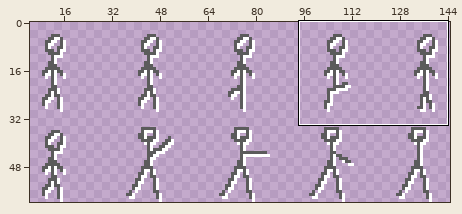
One commit to this sprite sheet: Resources/player.png. The first picture is a wide view before the edit; the outline marks the close-up.
Close-up. As it was:
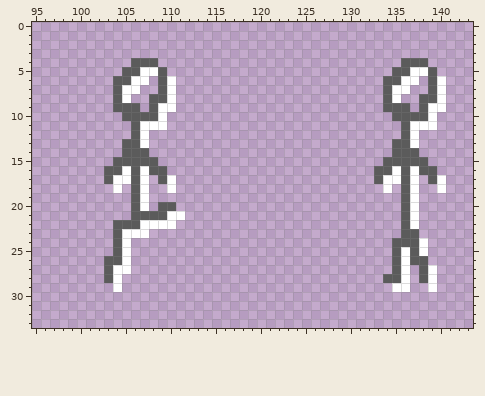
The file is 150x60 pixels. Shown: x 95..143, y 0..33. The old version is drawn lined up with the new one. The wide view leaves out empty margins.
Once edited:
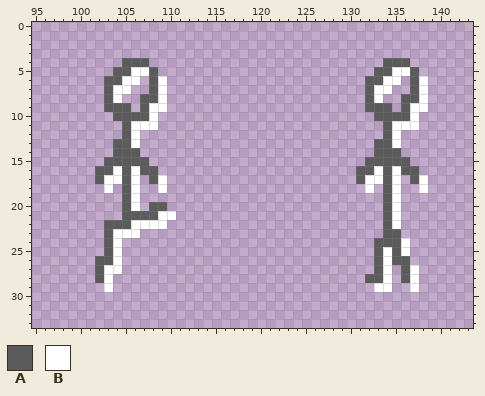
Palette (. is transparent): A #5b5b5b  B #ffffff
The exact change:
whole drawing moved by +1,+0 (the old picture is shown already moved)
Changed rows in their new state; - is an unchanged pixel.
first column x 102:
 4 ---A--.-------------------------AA-..--
 5 --A-B-A.-----------------------AABBA..-
 6 -A-B-.AB.---------------------AABB.AB..
 7 -AB-.-AB.---------------------ABB..AB..
 8 -AB.-A-B.---------------------AB..AAB..
 9 -A--.AB-.---------------------AA-.-BB..
10 --A---B.-----------------------AA--B..-
11 ---AB--.------------------------ABB-..-
12 ---AB.--------------------------AB..---
13 --A-B.-------------------------AAB..---
14 --A--.-------------------------AA-..---
15 -A----.-----------------------AA---..--
16 A-BABA-.---------------------AAB---A..-
17 AB-AB.AB.--------------------ABBA-.AB..
18 -B.AB.-B.---------------------B-AB..B-.
19 ---AB.--------------------------AB..---
20 ---AB.A-.-----------------------AB..---
21 ---A---B-.----------------------AB..---
22 -A--B---.-----------------------AB..---
23 -AB--.--------------------------AA..---
24 -AB.---------------------------AA-B..--
25 -AB.---------------------------AB--..--
26 A-B.---------------------------AB-A..--
27 AB-.---------------------------AB.AB..-
28 AB.---------------------------AAB.AB..-
29 -B.----------------------------BB..B-.-
Changed places in both close-ups, as pixel boxes (x1, y1, x2, y2):
changed: (95, 58, 185, 292)
changed: (356, 58, 446, 292)
